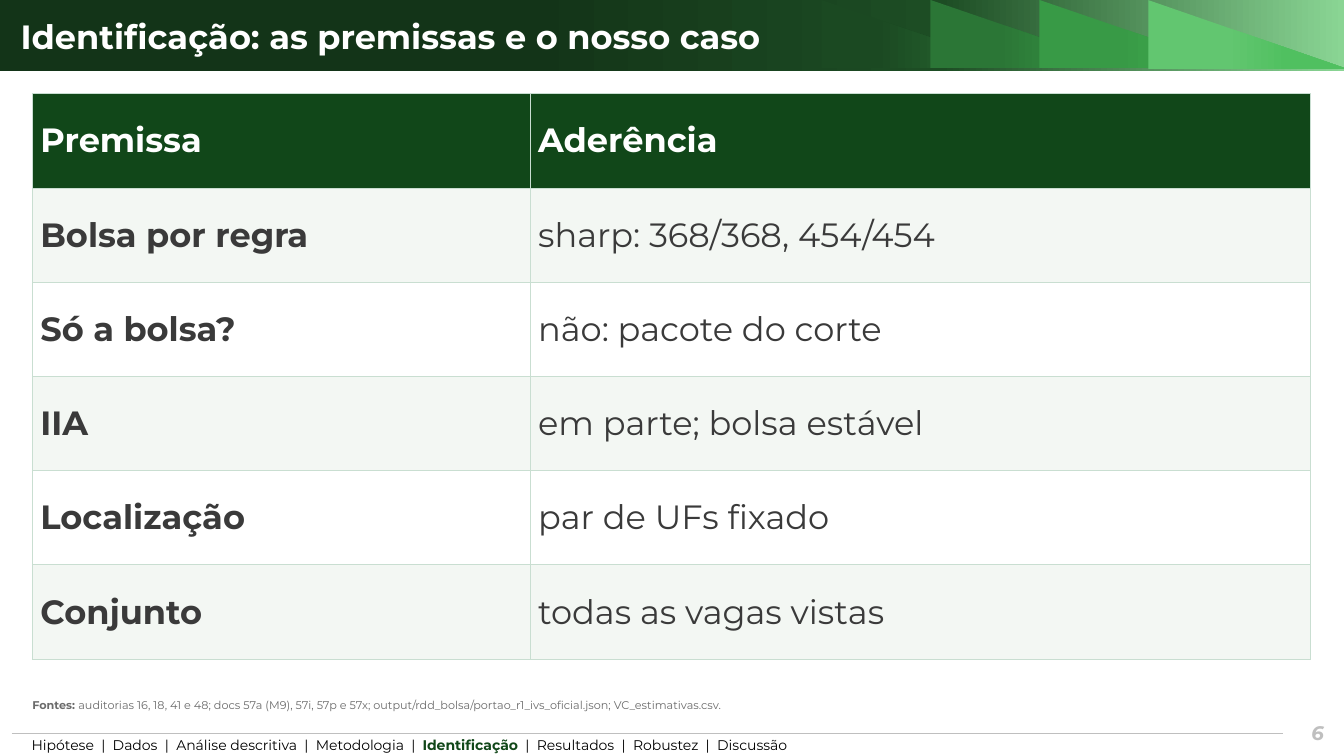
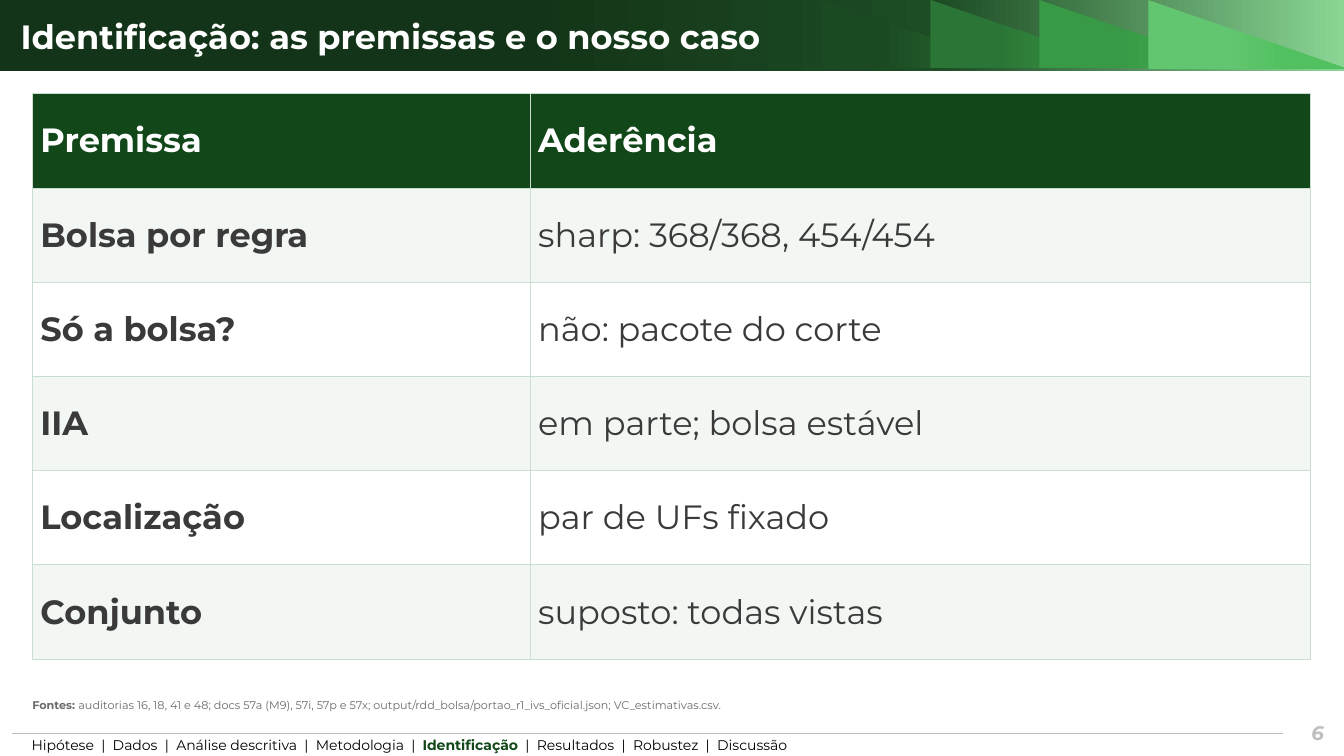
Before and after one commit to ka1victor/impact-eval-health-econ-pmme, a slide deck: slide 6 of output/apresentacao_banca2/deck_banca2_curto.pptx. Drawn at 1344x756 pixels with LibreOffice and Linux fonts; fonts in the diff are those of the drawing; background and template pictures are left out. Boxes give left, top, right and bottom in pixels: in the first picture for what was removed or moved away, otherwise in the second. Text is boxed around its words. In the diff, an @@ line names an element or a change of style, - is before the commit and + after.

```diff
--- a/output/apresentacao_banca2/deck_banca2_curto.pptx
+++ b/output/apresentacao_banca2/deck_banca2_curto.pptx
@@ table at <box>32,94,1311,659</box> @@
-row 6, column 2: todas as vagas vistas
+row 6, column 2: suposto: todas vistas
```
Also in this commit, not shown: 5 other slides changed, 18 other files.
